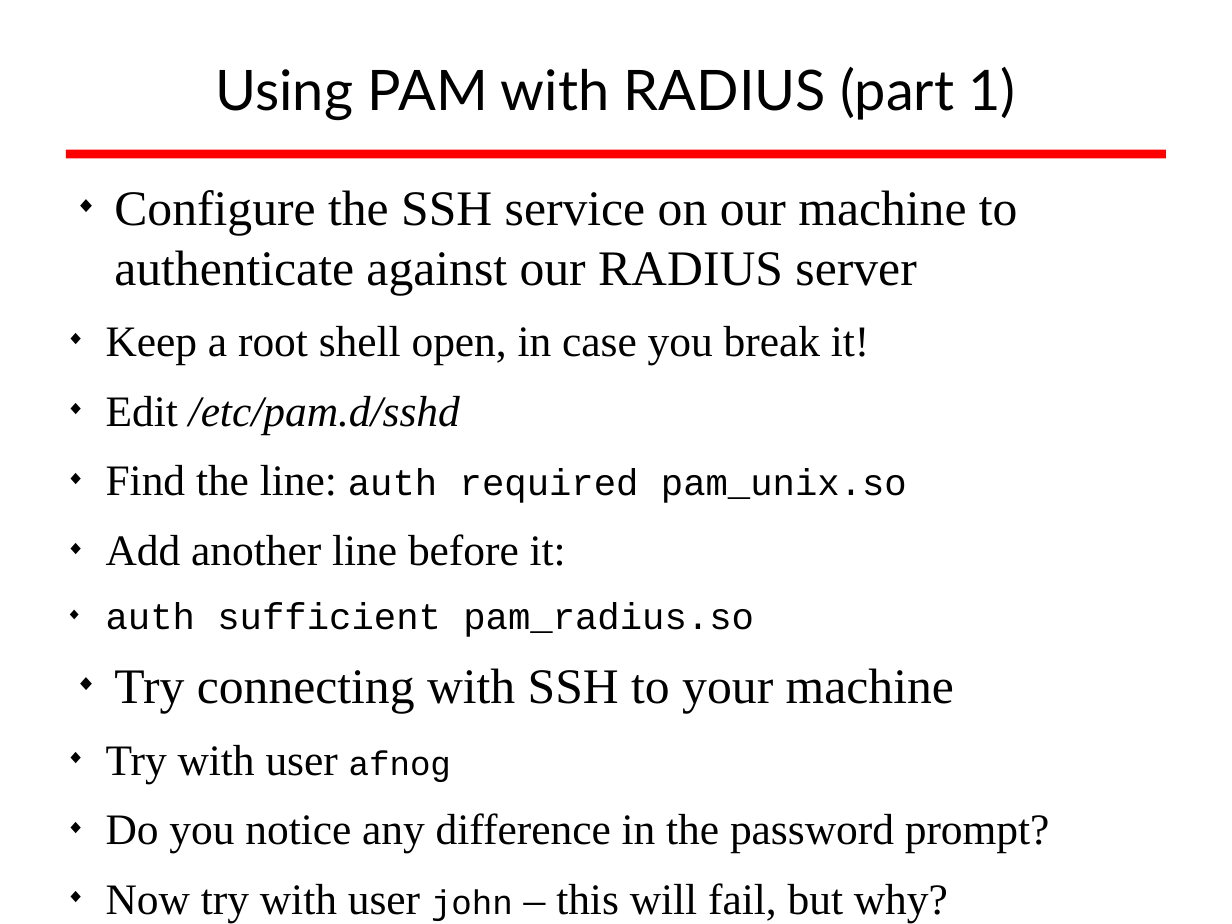
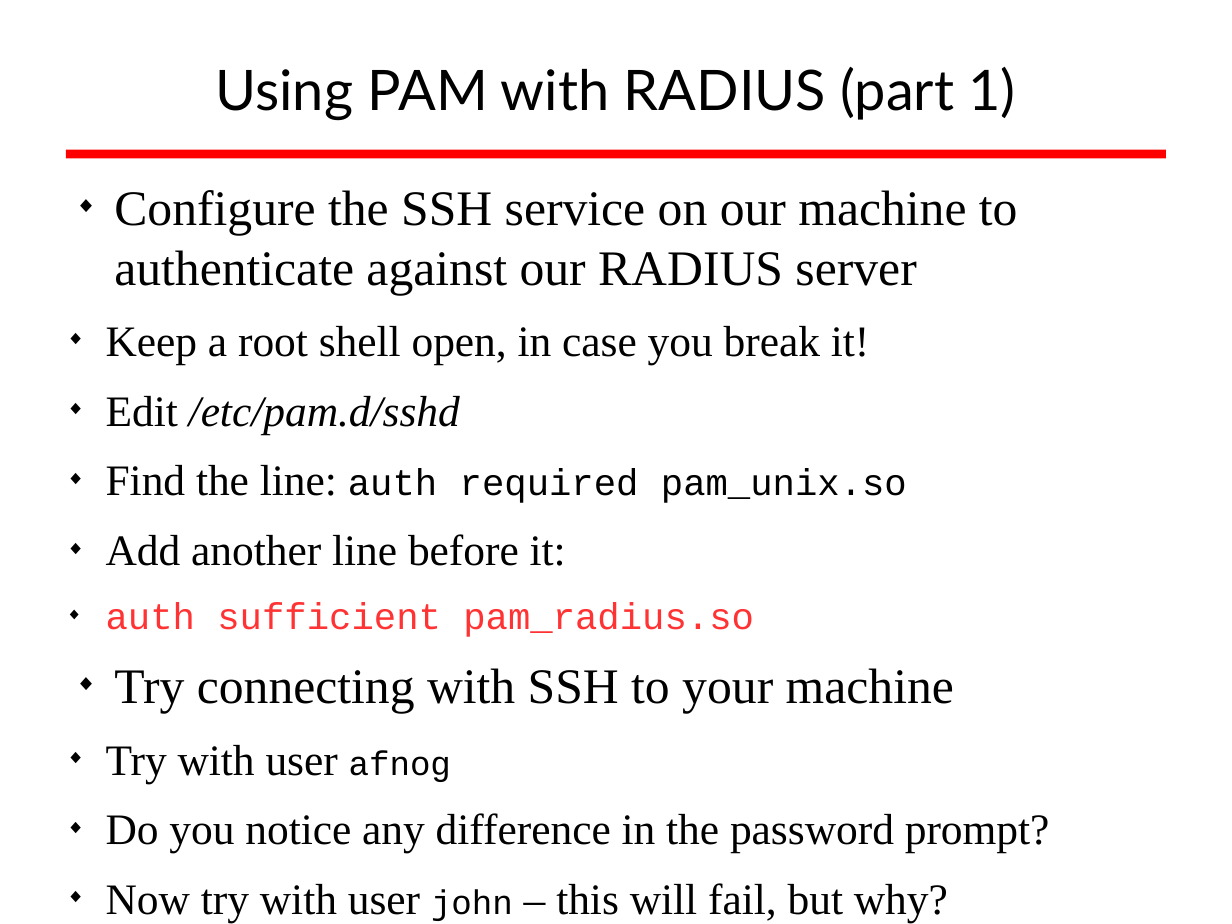
Before and after one commit to afnog/sse, a slide deck: slide 44 of radius/radius_presentation.odp. Drawn at 1232x924 pixels with LibreOffice and Linux fonts; fonts in the diff are those of the drawing; background and template pictures are left out. Boxes give left, top, right and bottom in pixels: in the first picture for what was removed or moved away, otherwise in the second. Text is boxed around its words. In the diff, an @@ line names an element or a change of style, - is before the commit and + after.

```diff
--- a/radius/radius_presentation.odp
+++ b/radius/radius_presentation.odp
@@ text at <box>106,602,754,637</box>: text colour #000000 to #FF3333 in "auth sufficient pam_radius.so" @@
```
Also in this commit, not shown: 1 other file.
